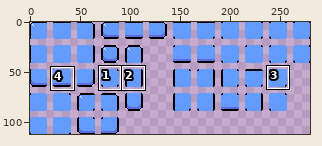
Two versions of one pixel-art file, LDtkTilesetTemplate-Sheet.ase. Above: a wide view before the commit, with the close-up outlined.
Close-up. The starting point:
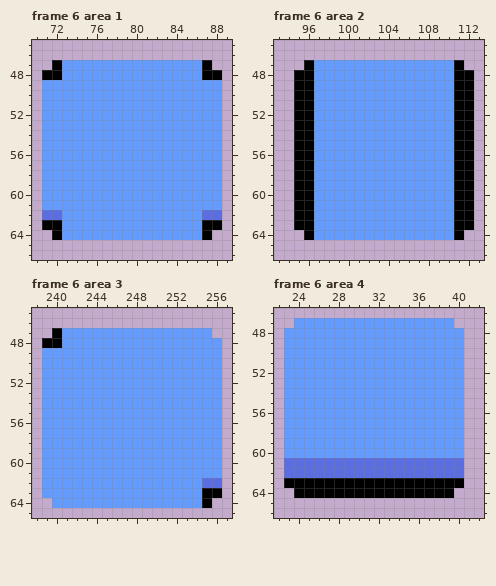
280x112 pixels, 9 frames. Shown: frame 6 area 1: x 70..89, y 45..66; frame 6 area 2: x 93..113, y 45..66; frame 6 area 3: x 238..257, y 45..65; frame 6 area 4: x 22..42, y 46..66. The commit also changed other frames or places, which this record leaves out.
After:
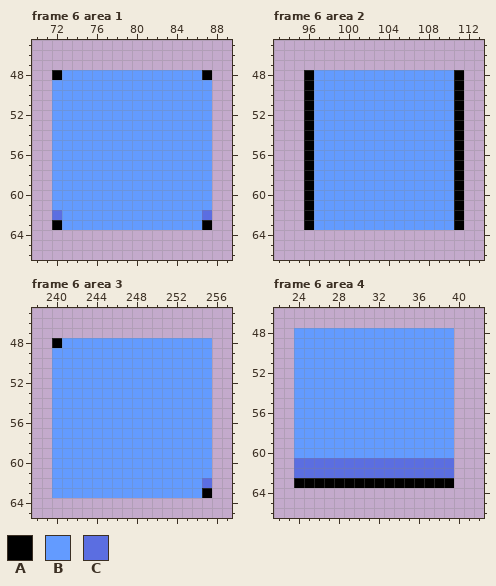
Palette (. is transparent): A #000000  B #639bff  C #5b6ee1
Edits made:
layer "Bluur" now hidden
Changed rows in their new state; - is an unchanged pixel.
Frame 6 area 1:
first column x 71:
47 -................-
48 .----------------.
49 .----------------.
50 .----------------.
51 .----------------.
52 .----------------.
53 .----------------.
54 .----------------.
55 .----------------.
56 .----------------.
57 .----------------.
58 .----------------.
59 .----------------.
60 .----------------.
61 .----------------.
62 .----------------.
63 .----------------.
64 -................-
Frame 6 area 2:
first column x 95:
47 -................-
48 .----------------.
49 .----------------.
50 .----------------.
51 .----------------.
52 .----------------.
53 .----------------.
54 .----------------.
55 .----------------.
56 .----------------.
57 .----------------.
58 .----------------.
59 .----------------.
60 .----------------.
61 .----------------.
62 .----------------.
63 .----------------.
64 -................-
Frame 6 area 3:
first column x 239:
47 -................-
48 .----------------.
49 .----------------.
50 .----------------.
51 .----------------.
52 .----------------.
53 .----------------.
54 .----------------.
55 .----------------.
56 .----------------.
57 .----------------.
58 .----------------.
59 .----------------.
60 .----------------.
61 .----------------.
62 .----------------.
63 .----------------.
64 -................-
Frame 6 area 4:
first column x 23:
47 -................-
48 .----------------.
49 .----------------.
50 .----------------.
51 .----------------.
52 .----------------.
53 .----------------.
54 .----------------.
55 .----------------.
56 .----------------.
57 .----------------.
58 .----------------.
59 .----------------.
60 .----------------.
61 .----------------.
62 .----------------.
63 .----------------.
64 -................-
Where, in picture pixels (left, top, right, bottom), the same in both close-ups:
erased: (42, 60, 222, 240)
erased: (294, 60, 474, 240)
erased: (42, 328, 222, 508)
erased: (284, 318, 464, 498)
